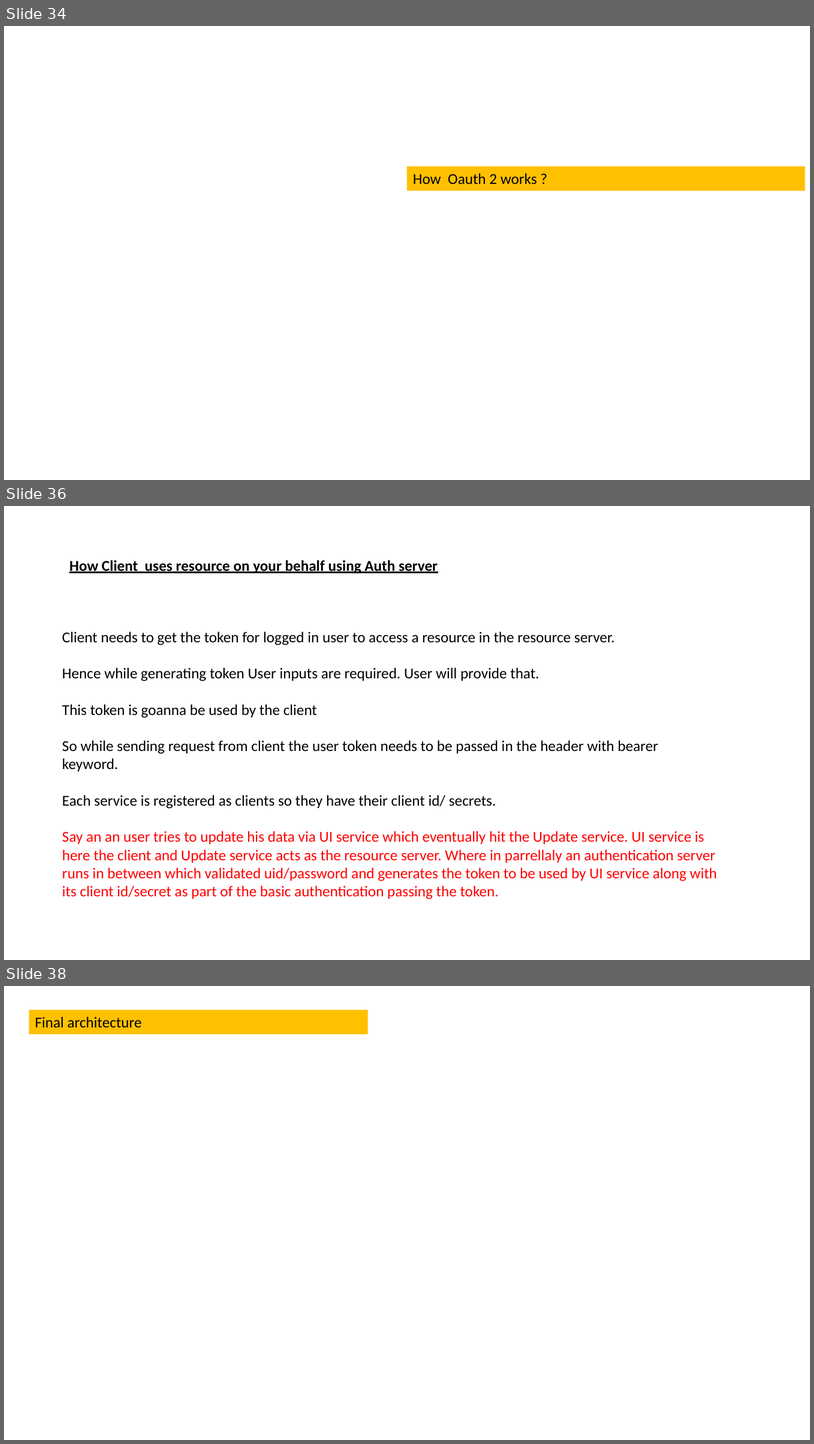
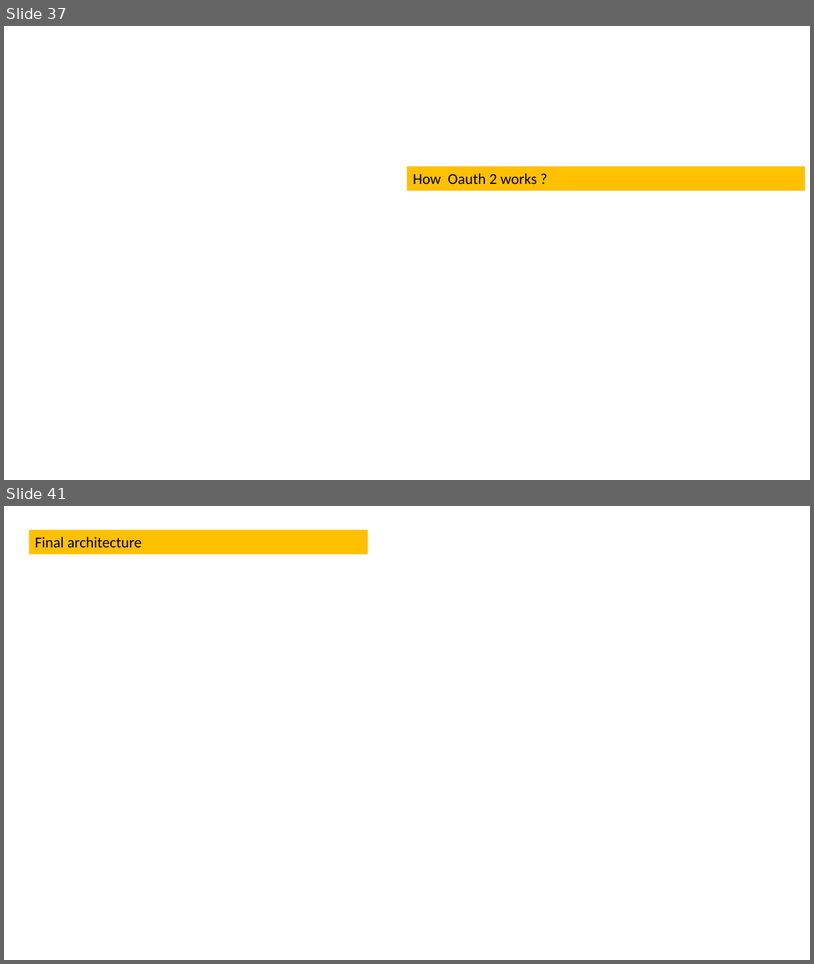
Before and after one commit to krishmetalhead/microservices, a slide deck: Microservice_Architecture_Defined.pptx. Shown one above the other, each under a label of ours: slides 34, 36 and 38 before the commit, slides 37 and 41 after it; the slides between them are not shown. The pictures are 814x1444 and 814x964 pixels, drawn with LibreOffice and Linux fonts; fonts in the diff are those of the drawing; background and template pictures are left out. Boxes give left, top, right and bottom in pixels: in the first picture for what was removed or moved away, otherwise in the second. Text is boxed around its words. In the diff, an @@ line names an element or a change of style, - is before the commit and + after.

```diff
--- a/Microservice_Architecture_Defined.pptx
+++ b/Microservice_Architecture_Defined.pptx
@@ slide 36 removed at (4, 506, 810, 960), background #FFFFFF @@
@@ text removed at (69, 560, 438, 574) @@
-How Client uses resource on your behalf using Auth server
@@ text removed at (62, 631, 717, 899) @@
-Client needs to get the token for logged in user to access a resource in the resource server.
-Hence while generating token User inputs are required. User will provide that.
-This token is goanna be used by the client
-So while sending request from client the user token needs to be passed in the header with bearer keyword.
-Each service is registered as clients so they have their client id/ secrets.
-Say an an user tries to update his data via UI service which eventually hit the Update service. UI service is here the client and Update service acts as the resource server. Where in parrellaly an authentication server runs in between which validated uid/password and generates the token to be used by UI service along with its client id/secret as part of the basic authentication passing the token.
@@ what was slide 34 is now slide 37 @@
@@ what was slide 38 is now slide 41 @@
```
Also in this commit, not shown: 6 slides changed, 6 slides added, 2 other slides removed.
